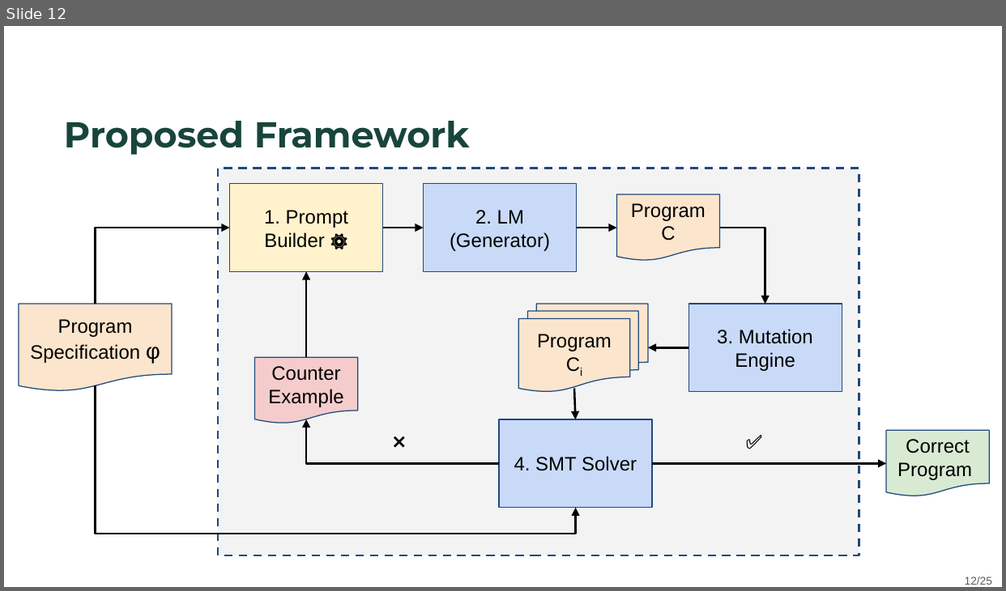
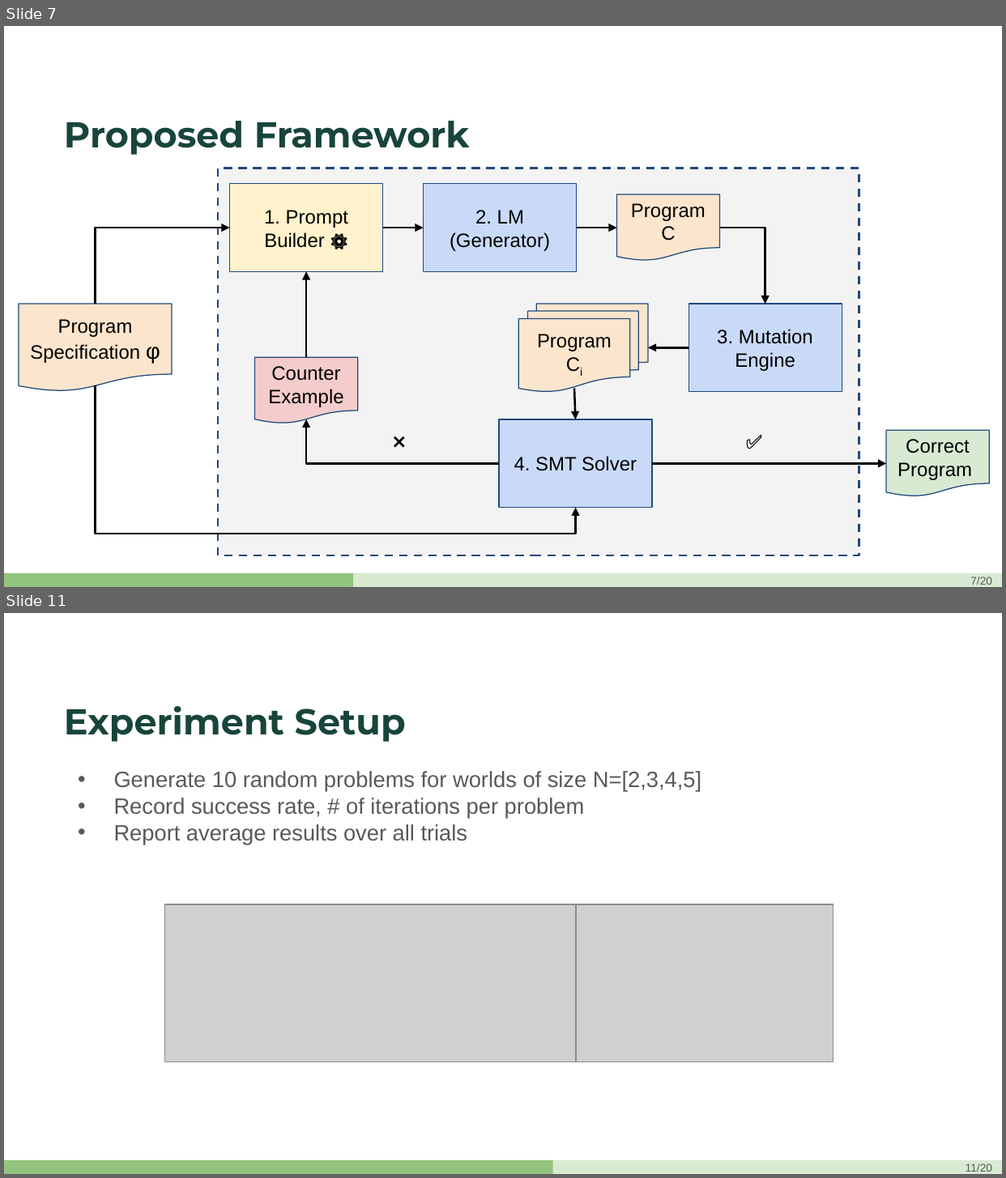
Before and after one commit to ayaanmayooq/LLM-verification-CEGIS, a slide deck: presentation.pptx. Shown one above the other, each under a label of ours: slide 12 before the commit, slides 7 and 11 after it; the slides between them are not shown. The pictures are 1006x591 and 1006x1178 pixels, drawn with LibreOffice and Linux fonts; fonts in the diff are those of the drawing; grey boxes stand for pictures; background and template pictures are left out. Boxes give left, top, right and bottom in pixels: in the first picture for what was removed or moved away, otherwise in the second. Text is boxed around its words. In the diff, an @@ line names an element or a change of style, - is before the commit and + after.

```diff
--- a/presentation.pptx
+++ b/presentation.pptx
@@ slide 11 added at [4, 613, 1002, 1174], background #FFFFFF @@
@@ title added at [64, 706, 406, 742], 26 pt, text #18453B, bold @@
+Experiment Setup
@@ text added at [114, 771, 701, 845], 16 pt, text #595959 @@
+• Generate 10 random problems for worlds of size N=[2,3,4,5]
+• Record success rate, # of iterations per problem
+• Report average results over all trials
@@ picture added at [164, 905, 584, 1062] @@
@@ picture added at [576, 905, 833, 1062] @@
@@ rectangle added at [4, 1161, 1002, 1174], fill #D9EAD3 @@
@@ rectangle added at [4, 1161, 553, 1174], fill #93C47D @@
@@ page number added at [965, 1164, 992, 1172], 8 pt, text #595959 @@
+11/20
@@ what was slide 12 is now slide 7 @@
@@ slide 7 changed as well @@
@@ rectangle added at [4, 574, 1002, 587], fill #D9EAD3 @@
@@ rectangle added at [4, 574, 353, 587], fill #93C47D @@
@@ page number at [970, 577, 992, 585]: text changed @@
-12/25
+7/20
```
Also in this commit, not shown: 23 other slides changed, 14 other slides added, 4 slides removed.
